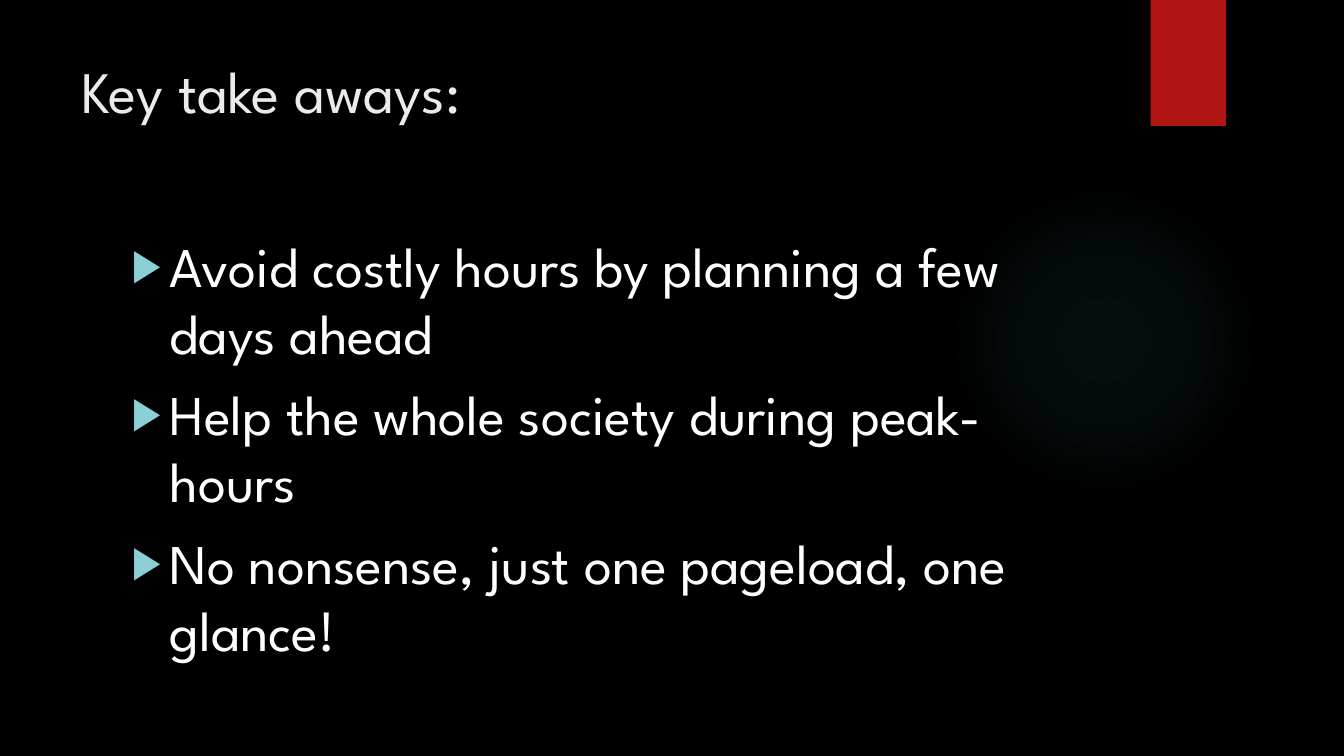
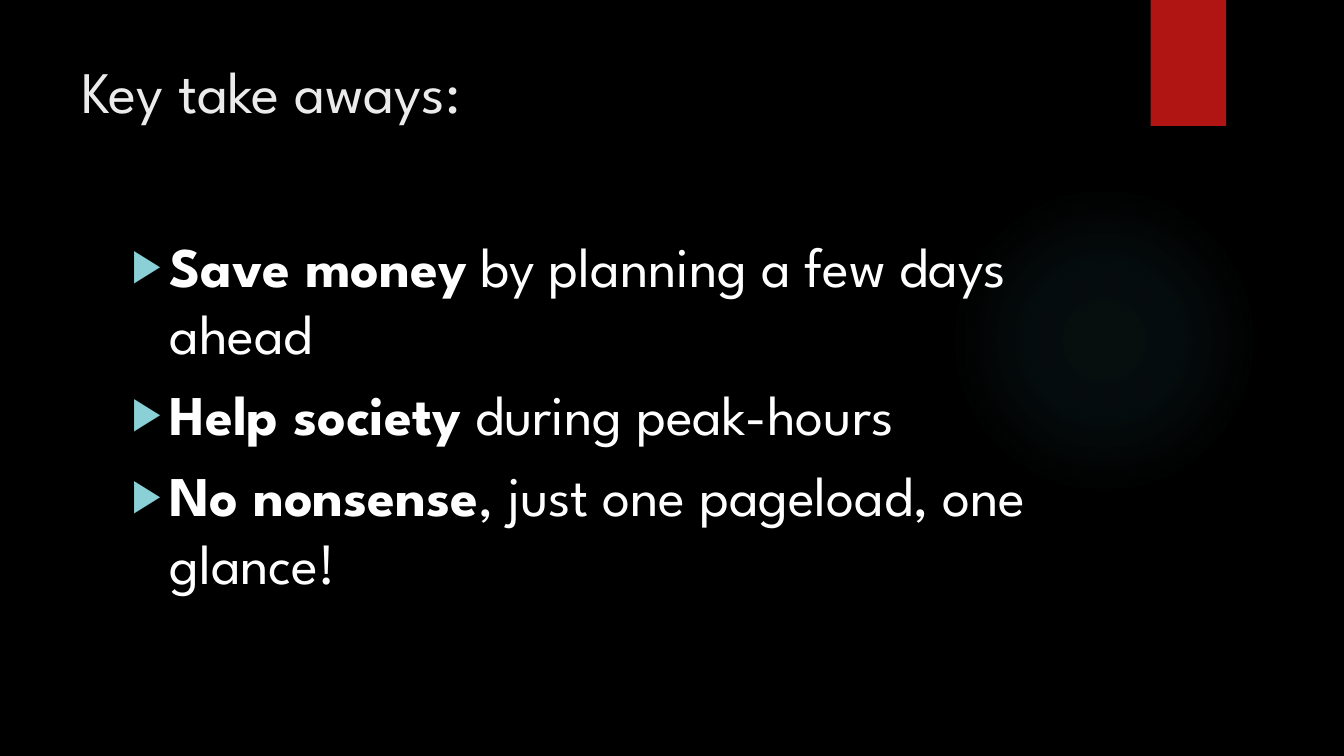
Before and after one commit to IDS-mini/electricity, a slide deck: slide 5 of marketing/presentation.pptx. Drawn at 1344x756 pixels with LibreOffice and Linux fonts; fonts in the diff are those of the drawing; background and template pictures are left out. Boxes give left, top, right and bottom in pixels: in the first picture for what was removed or moved away, otherwise in the second. Text is boxed around its words. In the diff, an @@ line names an element or a change of style, - is before the commit and + after.

```diff
--- a/marketing/presentation.pptx
+++ b/marketing/presentation.pptx
@@ text at (x1=170, y1=247, x2=1006, y2=448): text changed @@
-▶ Avoid costly hours by planning a few days ahead
-▶ Help the whole society during peak-hours
+▶ Save money by planning a few days ahead
+▶ Help society during peak-hours
@@ text at (x1=170, y1=477, x2=1025, y2=597): bold on in "No nonsense," @@
```
Also in this commit, not shown: 1 other slide changed.
